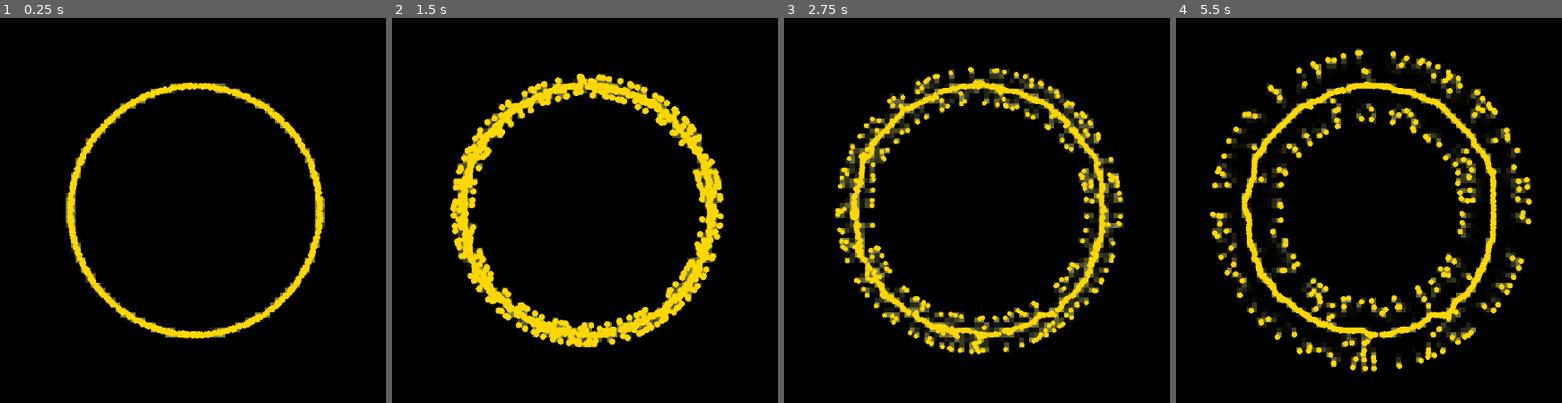
Above: before the commit, frames 1-4 (left to right).
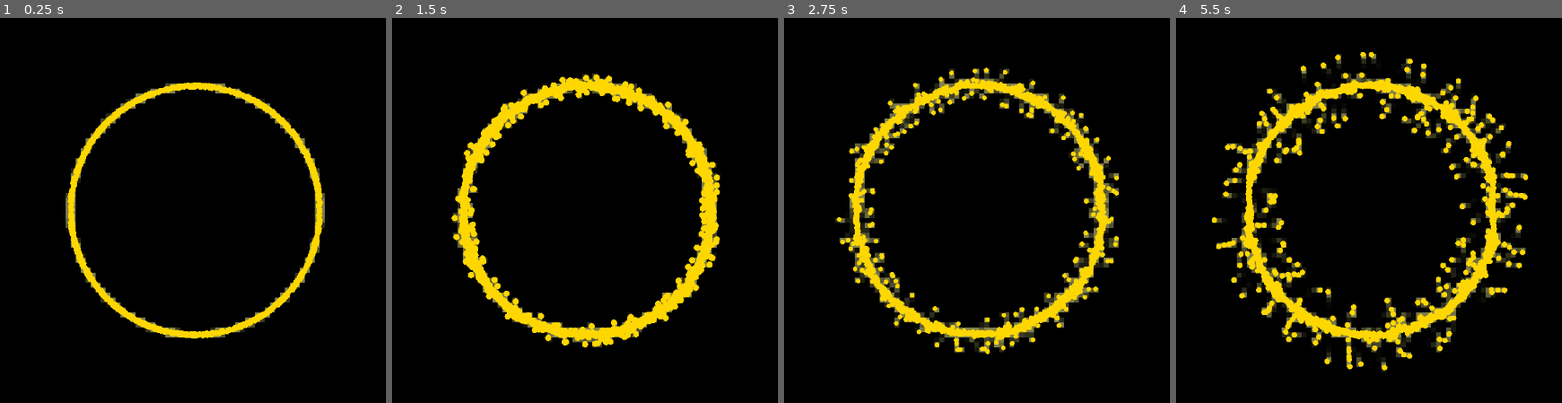
Above: after the commit, the same moments.

Repository: RocketKiers/Slime-mold-algorithm-visualization
Game: Godot game, scene res://main_world.tscn
Two runs of this game, one before a commit and one after it. Both use one fixed random seed, a clock stepped at 60 frames per second and the inputs below.
Inputs:
- Up to frame 1 (0.25 s): no input
- Up to frame 2 (1.5 s): no input
- Up to frame 3 (2.75 s): no input
- Up to frame 4 (5.5 s): no input

The runs differ from the first frame. In frame 1, 1.2% of the frame differs, in the area x 16-85%, y 16-84%; in frame 2, 6.5%; in frame 3, 12%; in frame 4, 18%, in the area x 8-93%, y 7-93%.

Commit message:
changed the agent_map so there is an maximum occupancy for every tile

Diff:
--- a/scripts/main.gd
+++ b/scripts/main.gd
@@ -10,11 +10,11 @@
 const DECAY_RATE: float = 0.4   # How fast the pheromone disappears
 const DIFFUSION_RATE: float = 0.5 # How much the pheromone spreads
 
-@export var number_of_agents: int = 1000 # Variable for the number of agents
+@export var number_of_agents: int = 2000 # Variable for the number of agents
 var AGENT_SPEED: float = 10.0 # speed of the moving agents
 var var_agent_size: float = 2.0 #changable agent size (appended to a absolute sine wave
 
-var TURN_STRENGTH: float = 1.2
+var TURN_STRENGTH: float = 2.0
 var RANDOM_TURN_AMOUNT: float = 0.1 # Small random perturbation in radians
 var SIMULATION_STEPS_PER_FRAME: int = 1
 const DEPOSIT_AMOUNT: float = 0.5 # The amount of pheromone an agent deposits
@@ -33,10 +33,16 @@
 	map_height = int(screen_size.y / MAP_SCALE)
 	# Initialize the 2D array (every coordinate filled with 0.0, same size as normal map)
 	trail_map.resize(map_width)
+	agent_map.resize(map_width)
+
 	for i in map_width:
 		trail_map[i] = Array()
 		trail_map[i].resize(map_height)
 		trail_map[i].fill(0.0)
+
+		agent_map[i] = Array()
+		agent_map[i].resize(map_height)
+		agent_map[i].fill(0)
 
 	_initialize_agents()
 	randomize()
@@ -62,7 +68,6 @@
 
 		# 2. Spawn the agents in random directions (from 0 to 2*PI, aka TAU)
 		var random_direction = randf_range(0.0, TAU)
-
 		# 3. spawn a new agent
 		var agent = Agent.new(start_position, random_direction, AGENT_SPEED)
 
@@ -170,13 +175,38 @@
 
 		# 3: Movement
 		var velocity = Vector2.from_angle(agent.direction) * agent.speed
+		var potential_position = agent.position + velocity * delta
+
+		potential_position.x = wrapf(potential_position.x, 0.0, screen_size.x)
+		potential_position.y = wrapf(potential_position.y, 0.0, screen_size.y)
+
+		# Get coordinates for the current and the potential cell
+		var old_map_coords = _world_to_map(agent.position)
+		var new_map_coords = _world_to_map(potential_position)
+		var old_x = int(old_map_coords.x)
+		var old_y = int(old_map_coords.y)
+		var new_x = int(new_map_coords.x)
+		var new_y = int(new_map_coords.y)
+
+		if agent_map[new_x][new_y] < MAX_OCCUPANCY:
+			#cell is NOT full
+			#decerement count in old cell
+			agent_map[old_x][old_y] -= 1
+
+			#update agent position
+			agent.position = potential_position
+
+			#increment count in new cell
+			agent_map[new_x][new_y] += 1
+		else:
+			#cell IS full: stop moving and apply a large turn
+			agent.direction += randf_range(-PI, PI)
 
 		# positie updated
-		agent.position += velocity * delta
-
+		#agent.position += velocity * delta
 		# teleporteer naar de andere edge (Wrap-around boundary)
-		agent.position.x = wrapf(agent.position.x, 0.0, screen_size.x)
-		agent.position.y = wrapf(agent.position.y, 0.0, screen_size.y)
+		#agent.position.x = wrapf(agent.position.x, 0.0, screen_size.x)
+		#agent.position.y = wrapf(agent.position.y, 0.0, screen_size.y)
 
 # agents tekenen
 func _draw():
